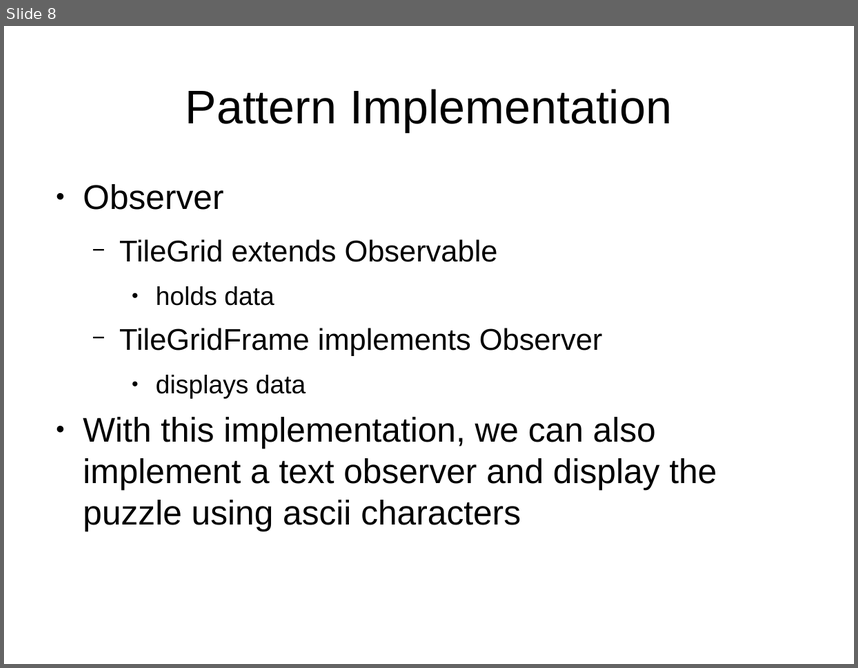
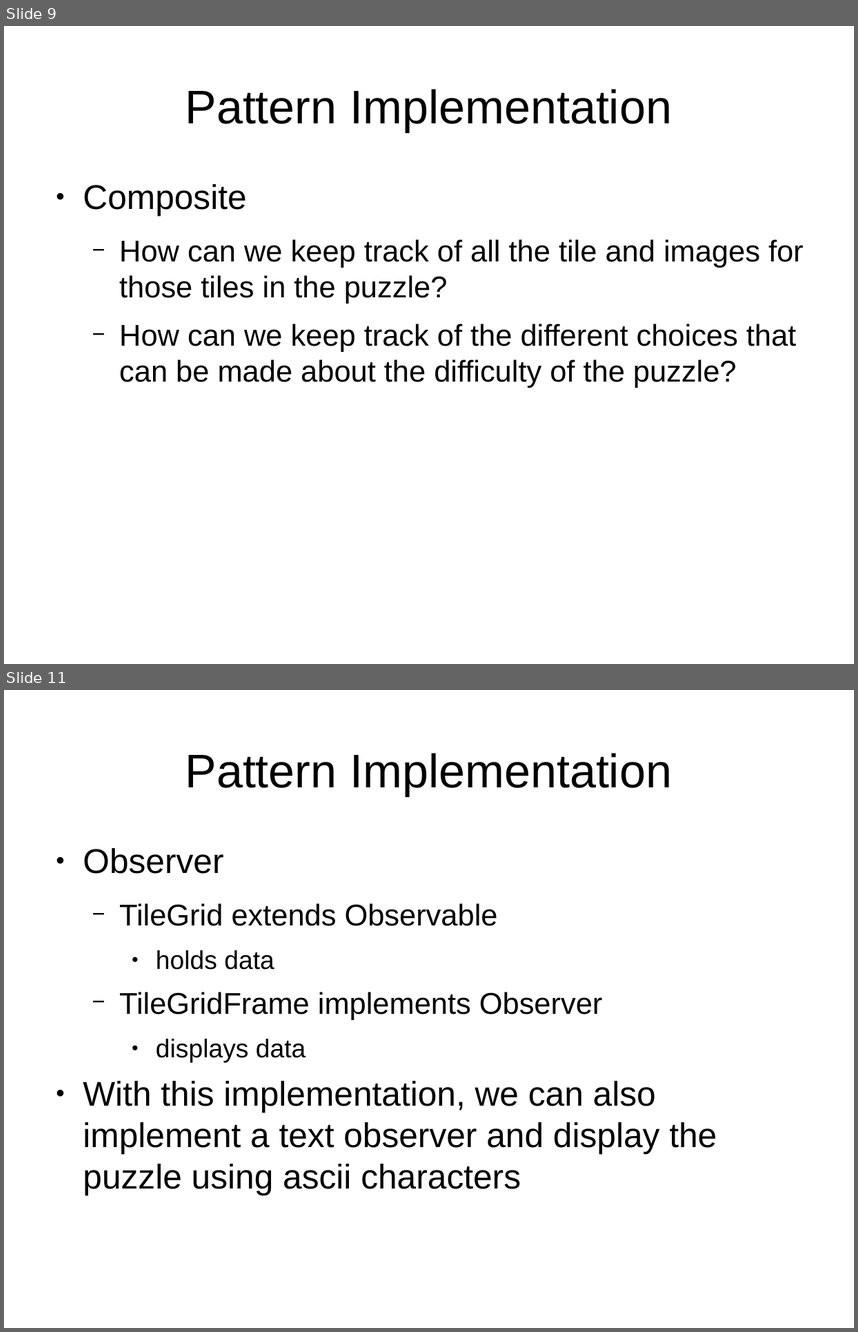
Before and after one commit to StephenKairos/CS151_Projects-HW, a slide deck: Group Project/Presentation.odp. Shown one above the other, each under a label of ours: slide 8 before the commit, slides 9 and 11 after it; the slides between them are not shown. The pictures are 858x668 and 858x1332 pixels, drawn with LibreOffice and Linux fonts; fonts in the diff are those of the drawing. Boxes give left, top, right and bottom in pixels: in the first picture for what was removed or moved away, otherwise in the second. Text is boxed around its words. In the diff, an @@ line names an element or a change of style, - is before the commit and + after.

```diff
--- a/Group Project/Presentation.odp
+++ b/Group Project/Presentation.odp
@@ slide 9 added at [4, 26, 854, 664], background #FFFFFF @@
@@ title added at [185, 89, 672, 132], 44 pt, text #000000 @@
+Pattern Implementation
@@ text added at [83, 184, 804, 388], 28 pt, text #000000 @@
+● Composite
+  − How can we keep track of all the tile and images for those tiles in the puzzle?
+  − How can we keep track of the different choices that can be made about the difficulty of the puzzle?
@@ what was slide 8 is now slide 11 @@
```
Also in this commit, not shown: 2 slides changed, 2 other slides added, 1 other file.
